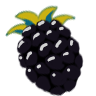
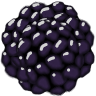
Before/after of a (96, 96) layered artwork. What changed in the layer stack:
showed "optional purple" (1st of 8, in "Berry 7") over 0, 1, 95, 95
hid "Copy of stem shadow" (1st of 8, in "Berry 7") over 0, 1, 95, 64
showed group "Berry 6" (7 layers) over 0, 1, 95, 95
painted on "Paint Layer 2" (2nd of 8, in "Berry 6") over 0, 1, 95, 95
showed "optional purple" (2nd of 8, in "Berry 6"), painted on it over 0, 1, 95, 95
painted on "black berry shape" (2nd of 8, in "Berry 6") over 0, 1, 95, 95
showed group "Berry 5" (7 layers) over 0, 1, 95, 95
painted on "Paint Layer 2" (3rd of 8, in "Berry 5") over 0, 1, 95, 95
showed "optional purple" (3rd of 8, in "Berry 5") over 0, 1, 95, 95
painted on "black berry shape" (3rd of 8, in "Berry 5") over 0, 1, 95, 95
showed group "Berry 4" (7 layers) over 0, 1, 95, 95
painted on "Paint Layer 2" (4th of 8, in "Berry 4") over 0, 1, 95, 95
showed "optional purple" (4th of 8, in "Berry 4"), painted on it over 0, 1, 95, 95
painted on "black berry shape" (4th of 8, in "Berry 4") over 0, 1, 95, 95
showed group "Berry 3" (7 layers) over 0, 1, 95, 95
painted on "Paint Layer 2" (5th of 8, in "Berry 3") over 0, 1, 95, 95
showed "optional purple" (5th of 8, in "Berry 3") over 0, 1, 95, 95
painted on "black berry shape" (5th of 8, in "Berry 3") over 0, 1, 95, 95
showed group "Berry 2" (7 layers) over 0, 1, 95, 95
showed "optional purple" (6th of 8, in "Berry 2") over 0, 1, 95, 95
showed group "Berry 1" (7 layers) over 0, 1, 95, 95
showed "optional purple" (7th of 8, in "Berry 1") over 0, 1, 95, 95
showed group "Berry 0" (7 layers) over 0, 1, 95, 95
showed "optional purple" (8th of 8, in "Berry 0") over 0, 1, 95, 95
